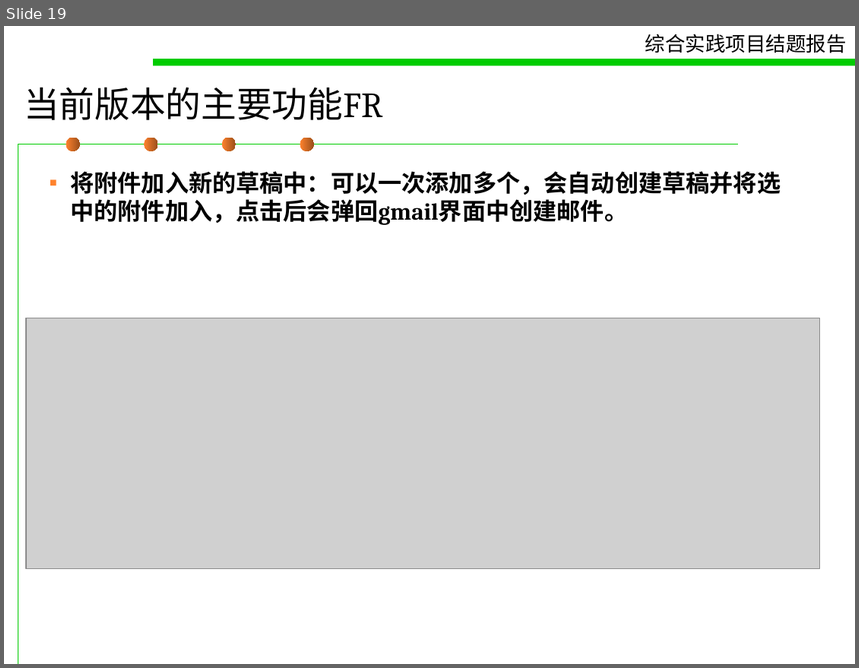
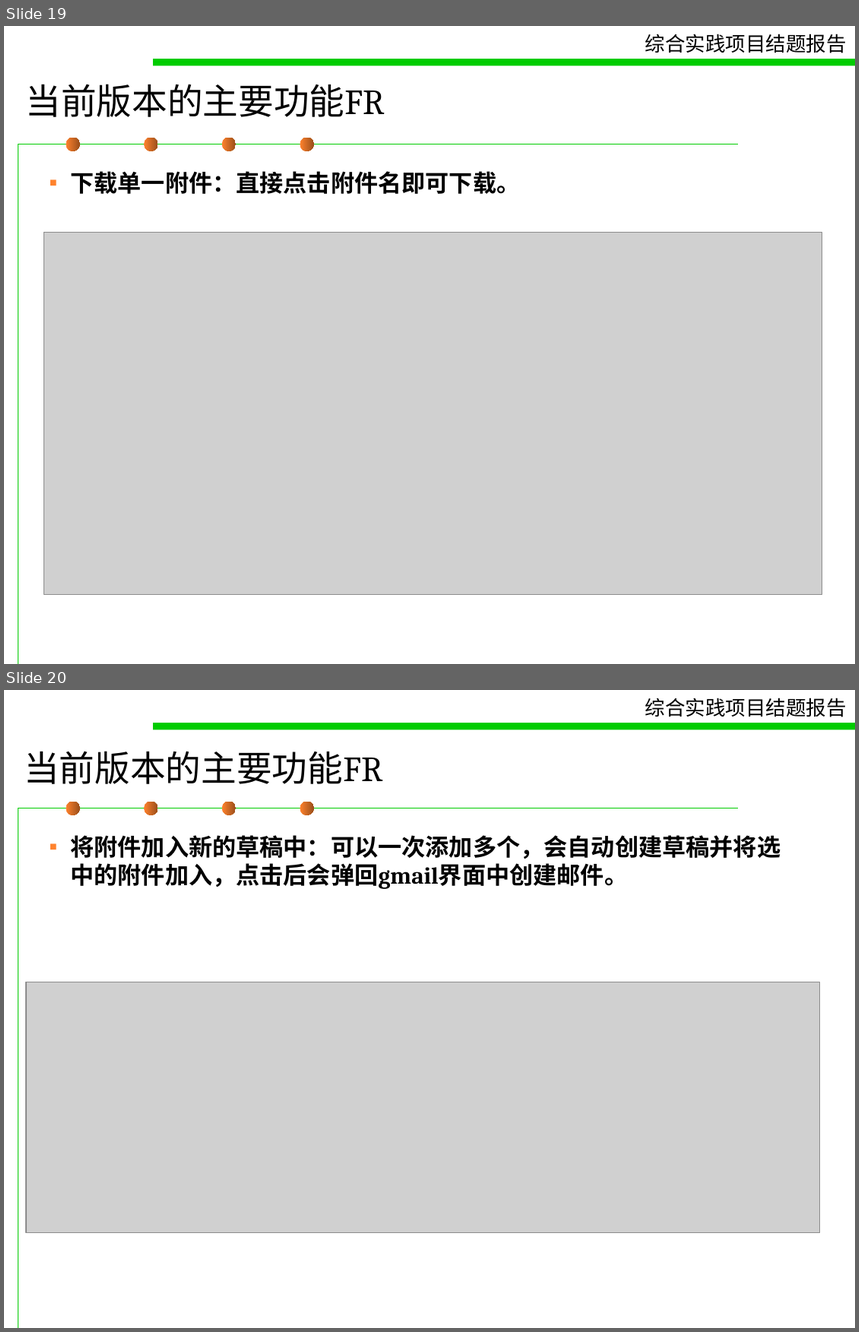
Before and after one commit to pokerG/Gmail-attachment-extension, a slide deck: doc/concludingreport.ppt. Shown one above the other, each under a label of ours: slide 19 before the commit, slides 19 and 20 after it. The pictures are 859x668 and 859x1332 pixels, drawn with LibreOffice and Linux fonts; fonts in the diff are those of the drawing; grey boxes stand for pictures. Boxes give left, top, right and bottom in pixels: in the first picture for what was removed or moved away, otherwise in the second. Text is boxed around its words. In the diff, an @@ line names an element or a change of style, - is before the commit and + after.

```diff
--- a/doc/concludingreport.ppt
+++ b/doc/concludingreport.ppt
@@ slide 19 added at bbox=[4, 26, 855, 664], background #FFFFFF; not listed: 7 template elements that a slide beside it also shows @@
@@ title added at bbox=[25, 84, 384, 117], 30 pt, text #000000 @@
+当前版本的主要功能FR
@@ text added at bbox=[70, 171, 520, 194], 20 pt, text #000000, bold @@
+▪ 下载单一附件：直接点击附件名即可下载。
@@ picture added at bbox=[44, 232, 822, 594] @@
@@ what was slide 19 is now slide 20 @@
```
Also in this commit, not shown: 6 slides changed.
